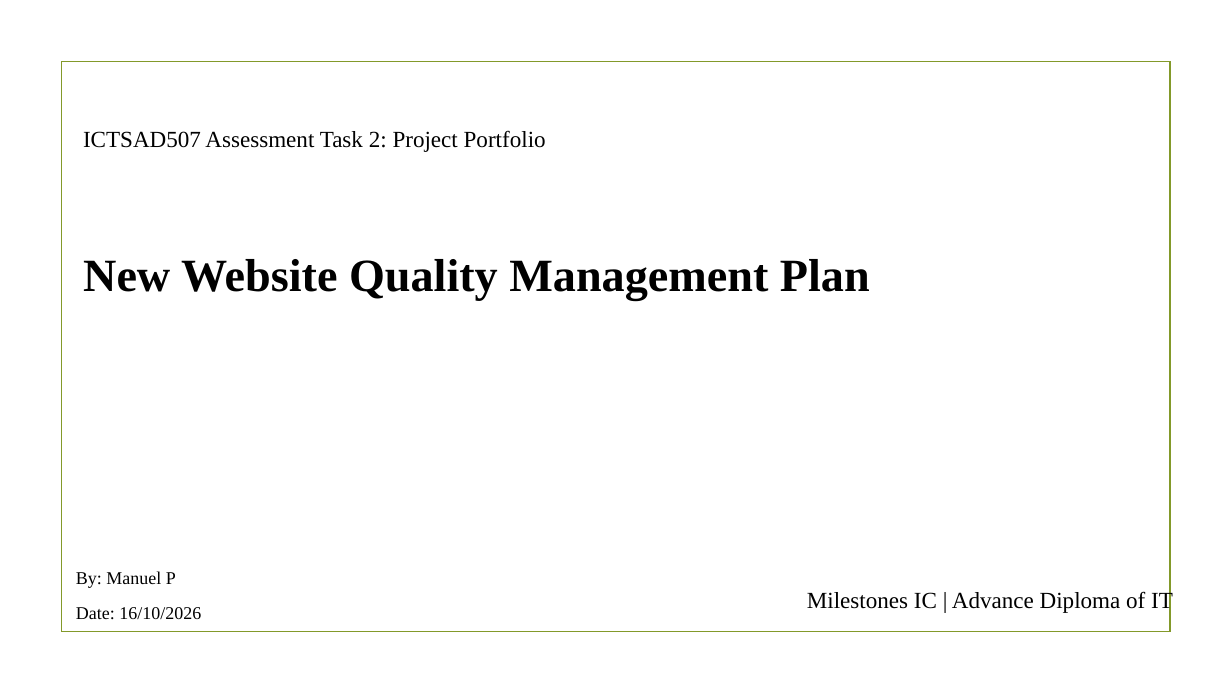
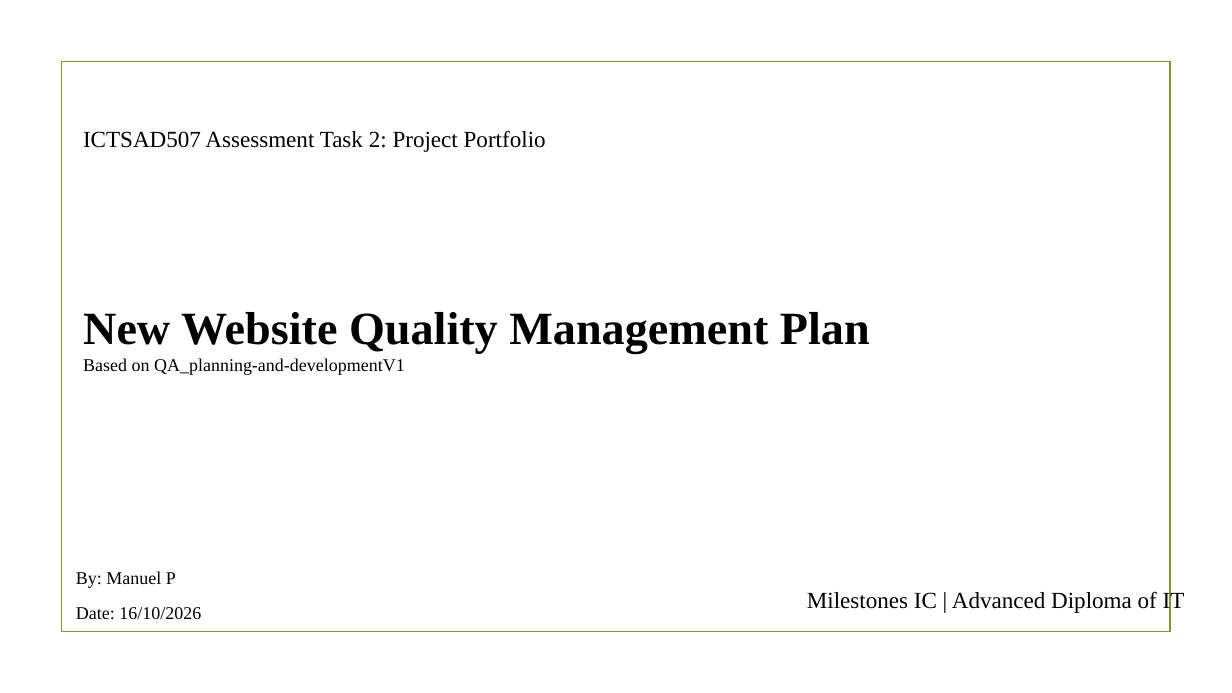
Before and after one commit to Advanced-Diploma-of-IT-Tel-Network-Eng/Assessments, a slide deck: slide 1 of 2026-T4/ICTSAD507-Design_ImplQA_processes/task2/2-Presentation.pptx. Drawn at 1232x693 pixels with LibreOffice and Linux fonts; fonts in the diff are those of the drawing; background and template pictures are left out. Boxes give left, top, right and bottom in pixels: in the first picture for what was removed or moved away, otherwise in the second. Text is boxed around its words. In the diff, an @@ line names an element or a change of style, - is before the commit and + after.

```diff
--- a/2026-T4/ICTSAD507-Design_ImplQA_processes/task2/2-Presentation.pptx
+++ b/2026-T4/ICTSAD507-Design_ImplQA_processes/task2/2-Presentation.pptx
@@ title at [83, 312, 870, 375]: text changed; size 36 to 14 pt; bold off @@
-New Website Quality Management Plan
+New Website Quality Management Plan
+Based on QA_planning-and-developmentV1
@@ text at [807, 590, 1185, 614]: text changed @@
-Milestones IC | Advance Diploma of IT
+Milestones IC | Advanced Diploma of IT
```
Also in this commit, not shown: 3 other slides changed, 1 other file.
